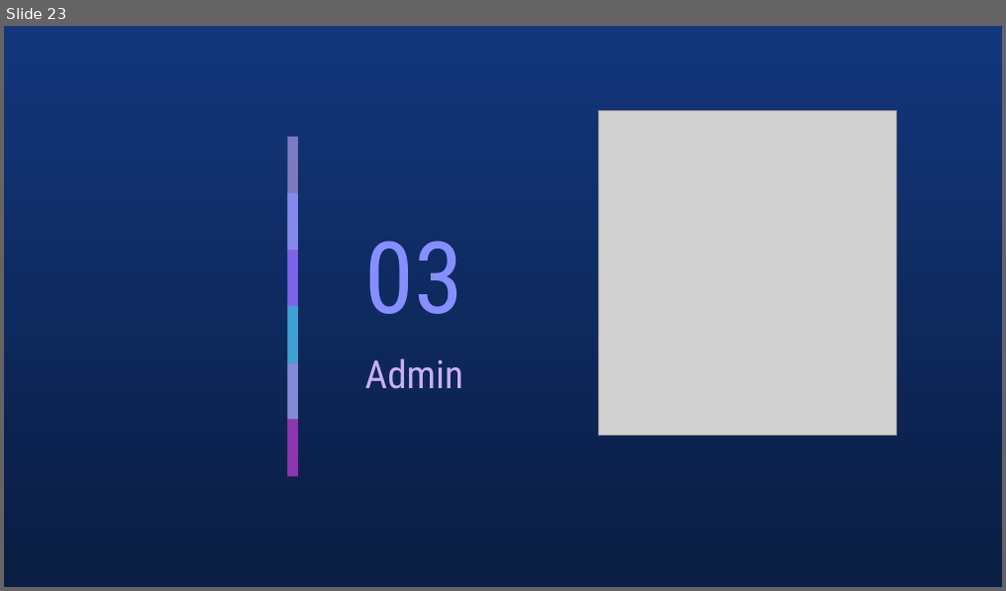
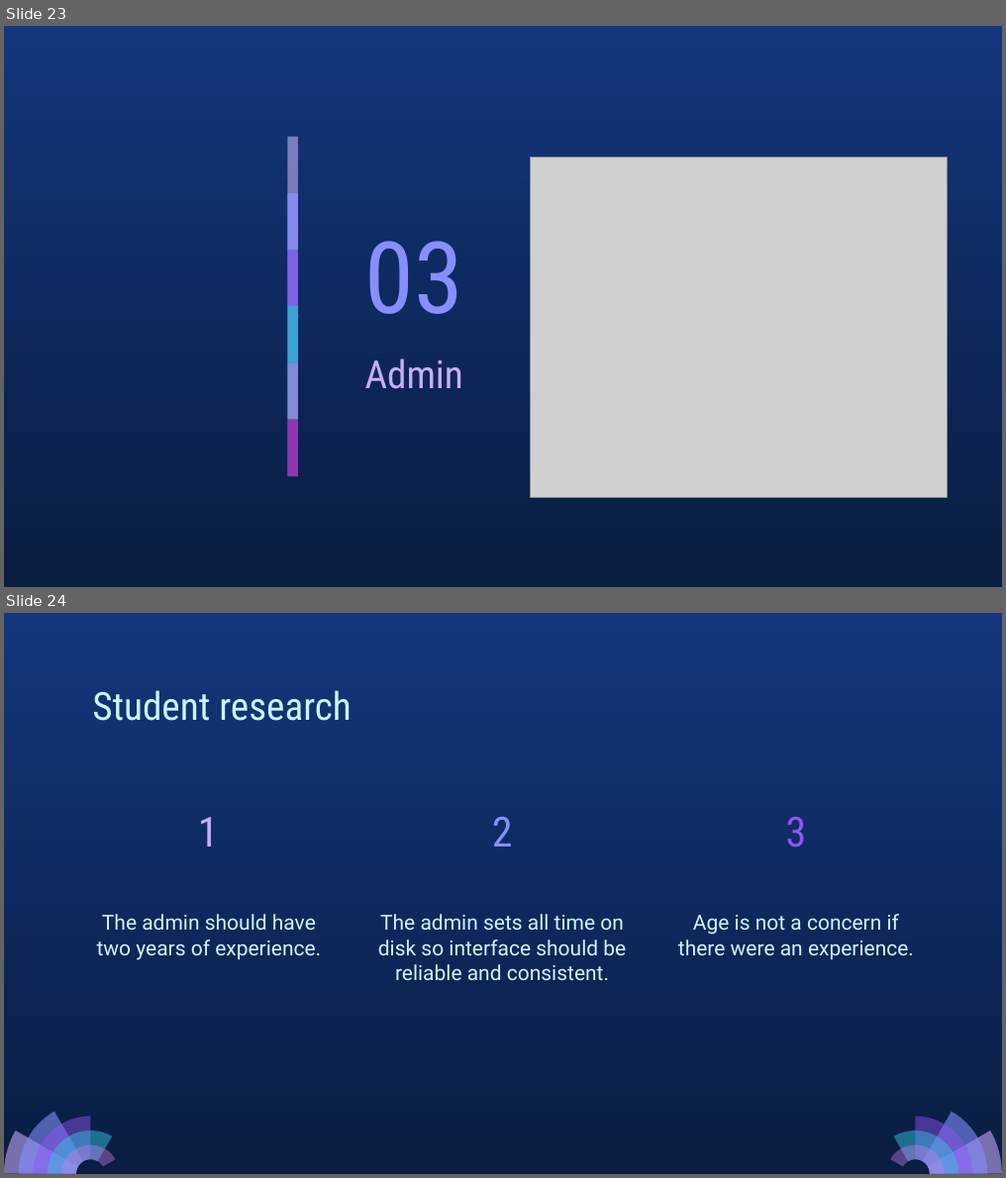
Before and after one commit to Abdullahaml1/cse608-assignments, a slide deck: Assignment_2/Assignment_2_presentation.pptx. Shown one above the other, each under a label of ours: slide 23 before the commit, slides 23 and 24 after it. The pictures are 1006x591 and 1006x1178 pixels, drawn with LibreOffice and Linux fonts; fonts in the diff are those of the drawing; grey boxes stand for pictures. Boxes give left, top, right and bottom in pixels: in the first picture for what was removed or moved away, otherwise in the second. Text is boxed around its words. In the diff, an @@ line names an element or a change of style, - is before the commit and + after.

Commit message:
adding user research and some modifications

```diff
--- a/Assignment_2/Assignment_2_presentation.pptx
+++ b/Assignment_2/Assignment_2_presentation.pptx
@@ slide 24 added at (4,613,1002,1174), background gradient #13367C to #0A1D42 @@
@@ title added at (92,690,351,721), 28 pt, text #CEF3F5 @@
+Student research
@@ title added at (198,817,219,847), 30 pt, text #C8AEF8 @@
+1
@@ title added at (492,817,513,847), 30 pt, text #878FFF @@
+2
@@ title added at (786,817,807,848), 30 pt, text #9154F8 @@
+3
@@ subtitle added at (97,914,321,960), 15 pt, text #CEF3F5 @@
+The admin should have two years of experience.
@@ subtitle added at (378,914,626,980), 15 pt, text #CEF3F5 @@
+The admin sets all time on disk so interface should be reliable and consistent.
@@ subtitle added at (678,914,914,960), 15 pt, text #CEF3F5 @@
+Age is not a concern if there were an experience.
@@ group added at (4,1112,116,1174): 5 freeform shapes @@
@@ group added at (890,1112,1002,1174): 5 freeform shapes @@
@@ slide 23 changed as well @@
@@ picture: place and size @@
-picture at (598,111,896,435)
+picture at (531,158,947,498)
```
Also in this commit, not shown: 20 other slides changed, 3 other slides added, 4 slides removed, 4 other files.
